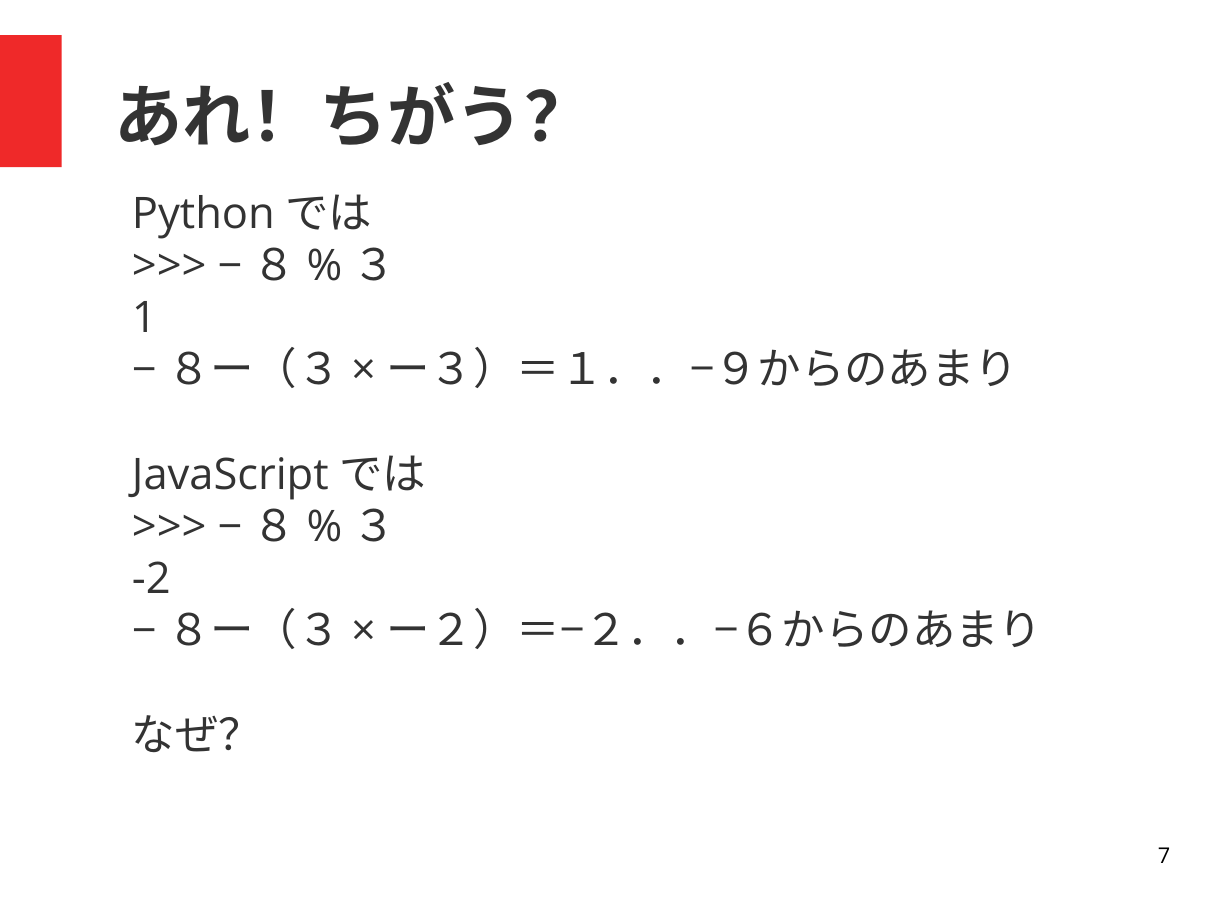
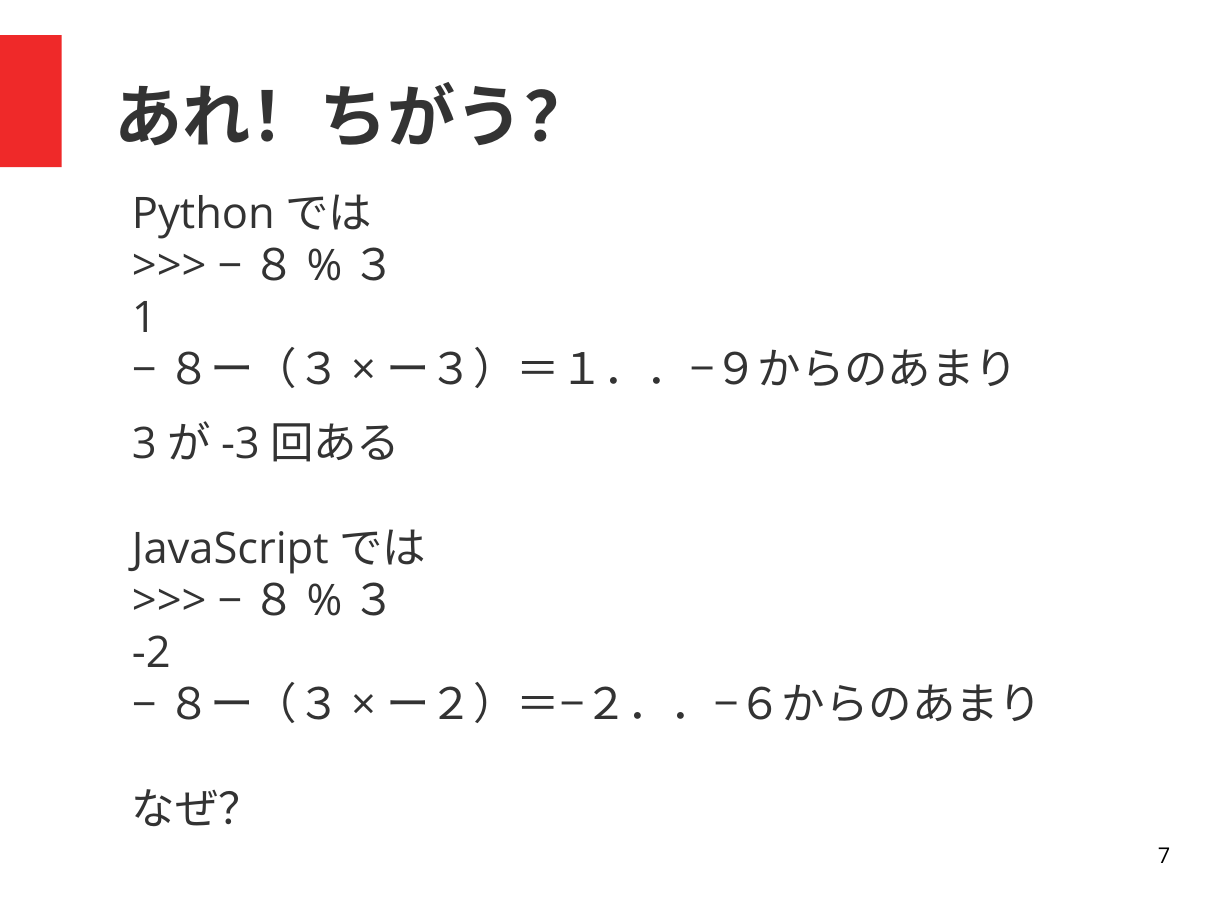
Before and after one commit to coderdojo-nada/resource, a slide deck: slide 7 of study/20180624/割り算のあまりについて.odp. Drawn at 1232x924 pixels with LibreOffice and Linux fonts; fonts in the diff are those of the drawing. Boxes give left, top, right and bottom in pixels: in the first picture for what was removed or moved away, otherwise in the second. Text is boxed around its words. In the diff, an @@ line names an element or a change of style, - is before the commit and + after.

```diff
--- a/study/20180624/割り算のあまりについて.odp
+++ b/study/20180624/割り算のあまりについて.odp
@@ text at (132,247,1042,826): text changed @@
-Pythonでは
->>> −８%３
-1
-−８ー（３×ー３）＝１．．−９からのあまり
-JavaScriptでは
->>> −８%３
--2
-−８ー（３×ー２）＝−２．．−６からのあまり
-なぜ？
+Pythonでは
+>>> −８%３
+1
+−８ー（３×ー３）＝１．．−９からのあまり
+3が-3回ある
+JavaScriptでは
+>>> −８%３
+-2
+−８ー（３×ー２）＝−２．．−６からのあまり
+なぜ？
```
Also in this commit, not shown: 19 other files.
